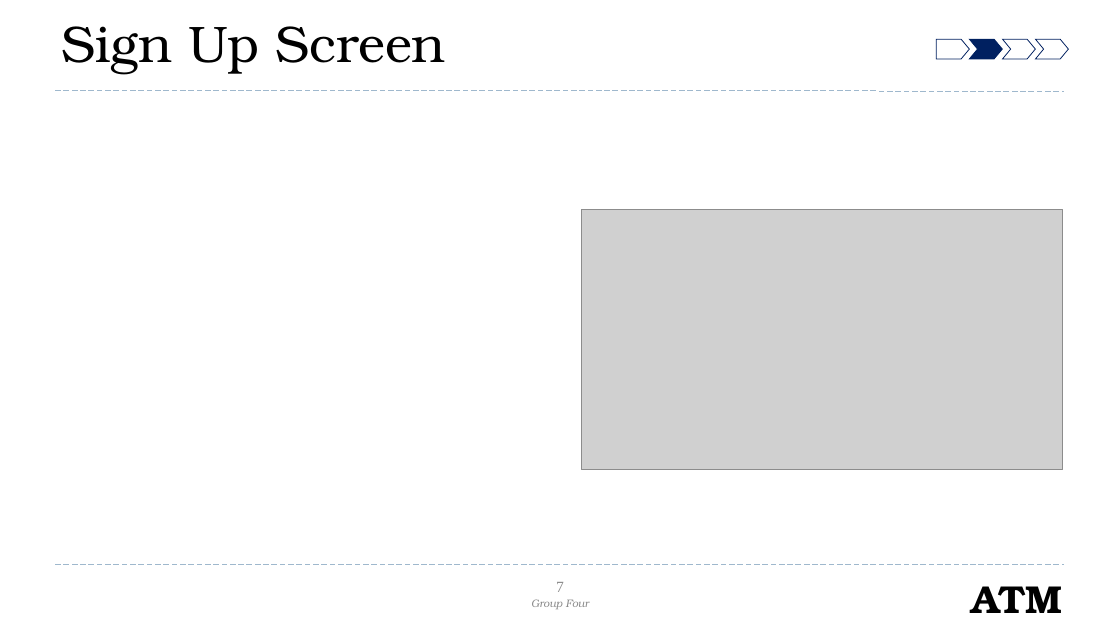
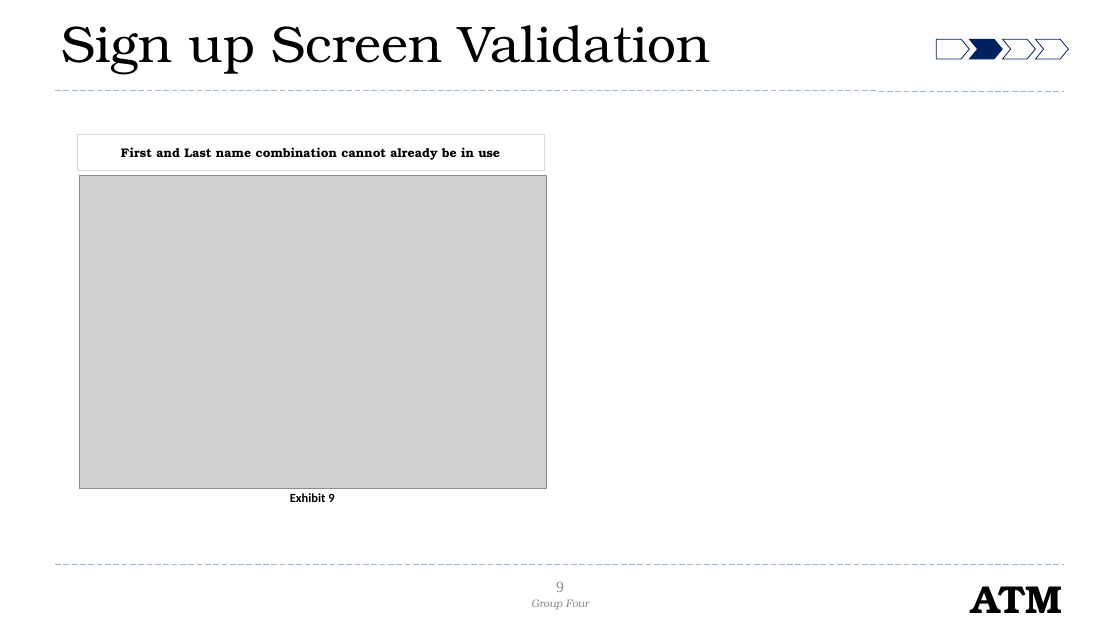
Before and after one commit to mari-husain/csharp-atm, a slide deck: slide 9 of Other/C# Project.pptx (slide 7 before the commit). Drawn at 1120x630 pixels with LibreOffice and Linux fonts; fonts in the diff are those of the drawing; grey boxes stand for pictures; background and template pictures are left out. Boxes give left, top, right and bottom in pixels: in the first picture for what was removed or moved away, otherwise in the second. Text is boxed around its words. In the diff, an @@ line names an element or a change of style, - is before the commit and + after.

```diff
--- a/Other/C# Project.pptx
+++ b/Other/C# Project.pptx
@@ title at [62, 25, 711, 75]: text changed @@
-Sign Up Screen
+Sign up Screen Validation
@@ rectangle added at [77, 134, 544, 170], fill #FFFFFF, outline #D9D9D9 1 pt, 8 pt, text #000000, bold @@
+First and Last name combination cannot already be in use
@@ picture added at [80, 175, 547, 488] @@
@@ picture removed at [581, 209, 1063, 470] @@
@@ rectangle added at [279, 488, 347, 507], fill #FFFFFF, 8 pt, text #000000, bold @@
+Exhibit 9
@@ page number at [556, 582, 564, 592]: text changed @@
-7
+9
```
Also in this commit, not shown: 7 other slides changed, 13 slides added, 5 slides removed.
